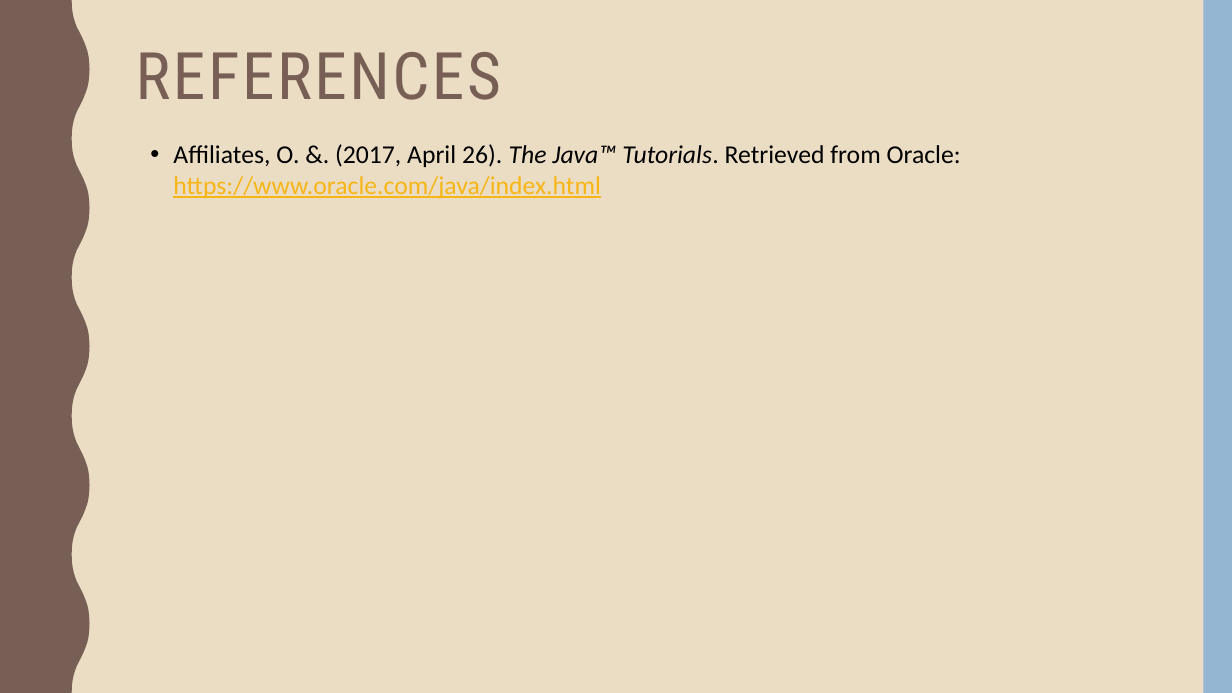
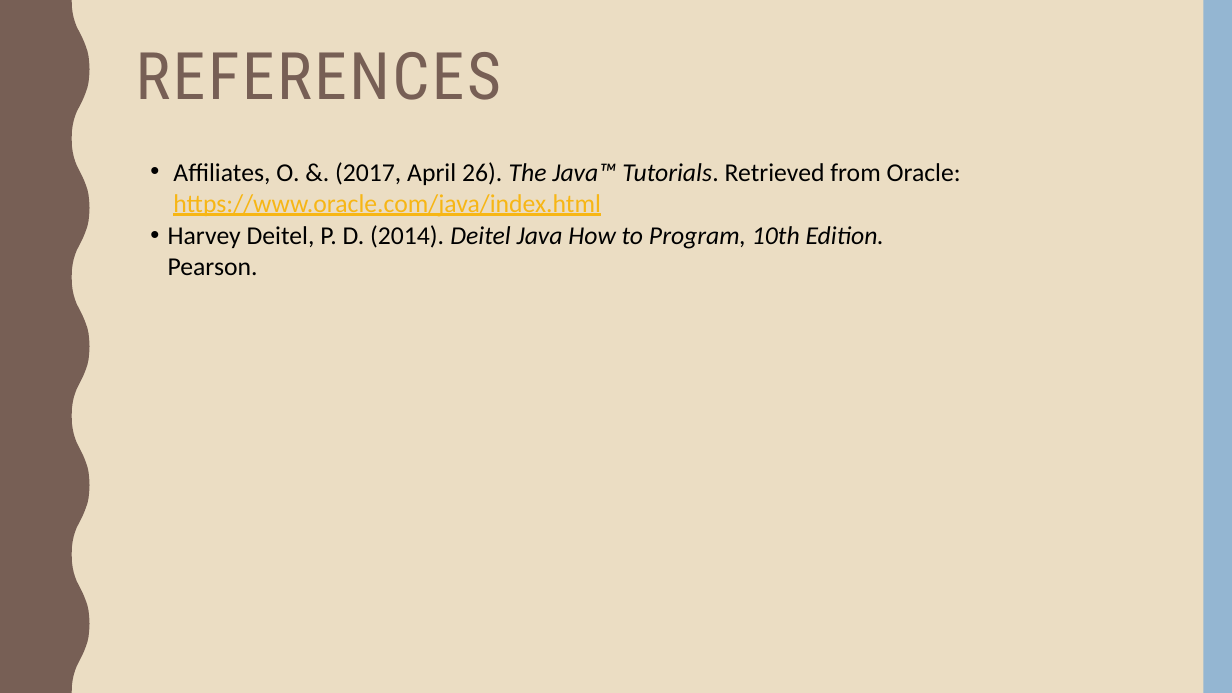
Before and after one commit to TolentinoDev/java_classes_and_methods, a slide deck: slide 19 of Powerpoint Presentation/Presentation.pptx (slide 17 before the commit). Drawn at 1232x693 pixels with LibreOffice and Linux fonts; fonts in the diff are those of the drawing. Boxes give left, top, right and bottom in pixels: in the first picture for what was removed or moved away, otherwise in the second. Text is boxed around its words. In the diff, an @@ line names an element or a change of style, - is before the commit and + after.

```diff
--- a/Powerpoint Presentation/Presentation.pptx
+++ b/Powerpoint Presentation/Presentation.pptx
@@ text "Affiliates, O. &. (2017, April ...": place and size @@
-text "Affiliates, O. &. (2017, April ..." at [173, 144, 961, 199]
+text "Affiliates, O. &. (2017, April ..." at [173, 162, 961, 217]
@@ text added at [168, 225, 884, 275], 20 pt, text #000000, italic @@
+• Harvey Deitel, P. D. (2014). Deitel Java How to Program, 10th Edition. Pearson.
```
Also in this commit, not shown: 5 other slides changed, 3 slides added, 1 slide removed, 2 other files.
